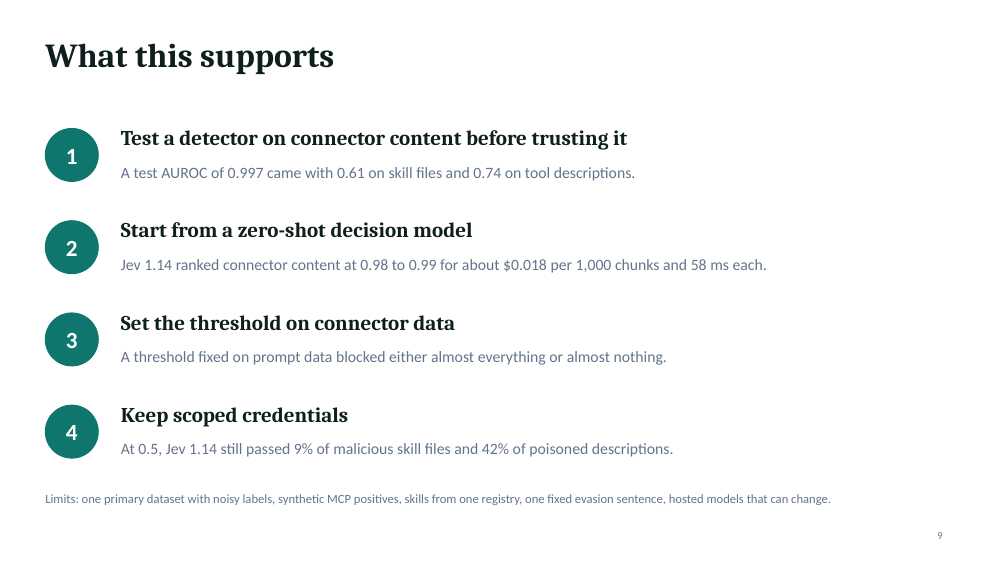
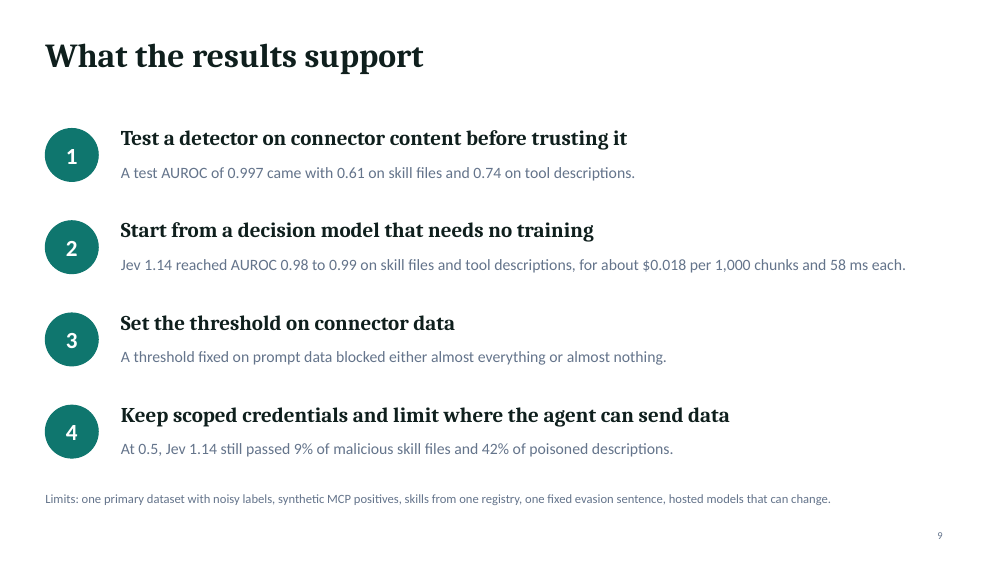
Before and after one commit to jonasneves/connector-gate, a slide deck: slide 9 of slides.pptx. Drawn at 1008x567 pixels with LibreOffice and Linux fonts; fonts in the diff are those of the drawing. Boxes give left, top, right and bottom in pixels: in the first picture for what was removed or moved away, otherwise in the second. Text is boxed around its words. In the diff, an @@ line names an element or a change of style, - is before the commit and + after.

```diff
--- a/slides.pptx
+++ b/slides.pptx
@@ title at <box>45,43,424,74</box>: text changed @@
-What this supports
+What the results support
@@ text at <box>121,222,594,242</box>: text changed @@
-Start from a zero-shot decision model
+Start from a decision model that needs no training
@@ text at <box>121,259,906,273</box>: text changed @@
-Jev 1.14 ranked connector content at 0.98 to 0.99 for about $0.018 per 1,000 chunks and 58 ms each.
+Jev 1.14 reached AUROC 0.98 to 0.99 on skill files and tool descriptions, for about $0.018 per 1,000 chunks and 58 ms each.
@@ text at <box>121,407,730,427</box>: text changed @@
-Keep scoped credentials
+Keep scoped credentials and limit where the agent can send data
```
Also in this commit, not shown: 7 other slides changed.
